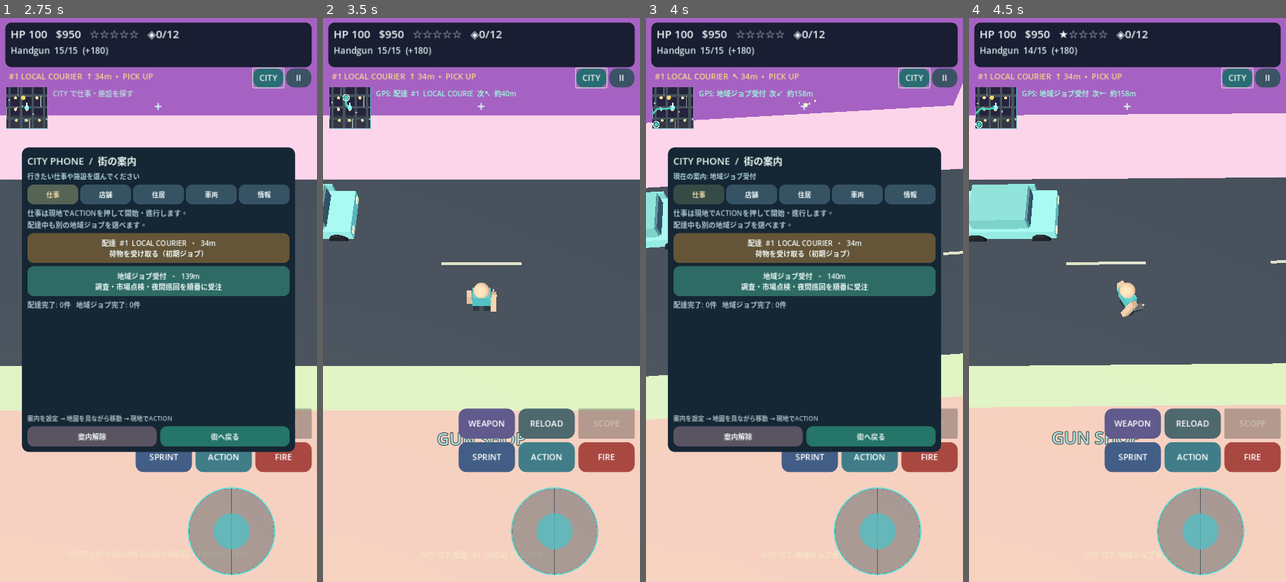
Above: before the commit, frames 1-4 (left to right).
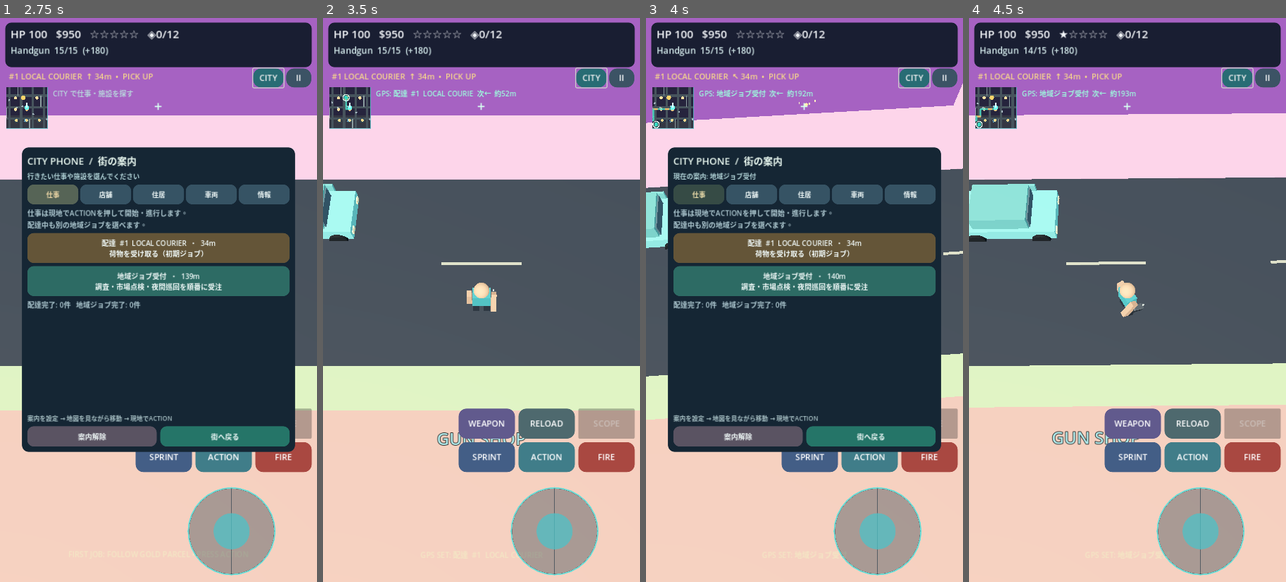
Above: after the commit, the same moments.

Repository: shejklgaia-png/Gt_a_like_game
Game: Godot game, scene res://scenes/main.tscn
Two runs of this game, one before a commit and one after it. Both use one fixed random seed, a clock stepped at 60 frames per second and the inputs below.
Inputs (mouse positions are in pixels of both pictures, inside the frame that each line leads up to):
- Up to frame 1 (2.75 s): click "ACTION" at 0.5 s; click "CITY" at 1.25 s; click "仕事" at 2 s
- Up to frame 2 (3.5 s): click "配達 #1 LOCAL COURIER ・ 34m 荷物を…" at 2.75 s
- Up to frame 3 (4 s): tap Enter at 3.5 s; move the mouse to (874, 271) at 3.52 s; hold D from 3.53 s (still down); tap E at 3.6 s; click (874, 271) at 3.67 s; tap Space at 3.77 s; tap F at 3.8 s
- Up to frame 4 (4.5 s): release D at 4.25 s; click "地域ジョブ受付 ・ 140m 調査・市場点検・夜間巡回を順…" at 4.25 s

Frame 1 is identical in both runs. In frame 2, less than 0.1% of the frame differs, in the area x 6-59%, y 12-17%; in frame 3, less than 0.1%, in the area x 2-51%, y 12-19%; in frame 4, less than 0.1%.

Commit message:
Guide pedestrians via sidewalks and crosswalks; fix garage ACTION purchase
Create cached 196-node on-foot sidewalk/crosswalk GPS graph with shared traffic signal warnings and marked minimap crossing segments; preserve vehicle/freeway routing; repair CITY GARAGE ACTION purchase and recall entry; test 12 destinations and full Android/Godot matrix. SERA unchanged.

Diff:
--- a/scripts/main.gd
+++ b/scripts/main.gd
@@ -19,6 +19,7 @@
 const NeighborhoodJobsScript = preload("res://scripts/neighborhood_jobs.gd")
 const CityPhoneScript = preload("res://scripts/city_phone.gd")
 const CityRouteScript = preload("res://scripts/city_route.gd")
+const SidewalkRouteScript = preload("res://scripts/sidewalk_route.gd")
 
 var WEAPONS: Array[Dictionary] = GameData.weapons()
 const SAVE_PATH := "user://pocket_district_save.json"
@@ -65,6 +66,7 @@
 var navigation_label: String = ""
 var navigation_position: Vector3 = Vector3.ZERO
 var city_route: PocketCityRoute
+var walk_route: PocketSidewalkRoute
 var street_finds: PocketStreetFinds
 var street_find_records: Dictionary = {}
 var neighborhood_jobs: PocketNeighborhoodJobs
@@ -163,6 +165,8 @@
 	city.build_city()
 	city_route = CityRouteScript.new()
 	city_route.setup(city.navigation)
+	walk_route = SidewalkRouteScript.new()
+	walk_route.setup(city.navigation)
 	street_finds = StreetFinds.new()
 	street_finds.name = "StreetFinds"
 	city.add_child(street_finds)
@@ -341,8 +345,10 @@
 			save_game()
 	display_message_time = maxf(0.0, display_message_time - delta)
 	if navigation_kind != "" and not indoors and is_instance_valid(city):
-		# Cache A* paths, never recompute the city-wide grid every frame.
-		city_route.refresh(current_travel_position(), city_waypoint_point(), delta)
+		# Foot navigation uses curb-side/crosswalk routes, while cars and
+		# elevated/perimeter travel retain the earlier general A* path.
+		var guidance: RefCounted = active_city_route()
+		guidance.refresh(current_travel_position(), city_waypoint_point(), delta)
 	animate_marker(delta)
 	hud_update_clock += delta
 	if hud_update_clock > 0.11:
@@ -715,7 +721,7 @@
 	if not door.is_empty():
 		if bool(door["shop"]):
 			open_shop()
-		elif String(door.get("business", "")) == "apartment" or Stores.is_retail(String(door.get("business", ""))):
+		elif String(door.get("business", "")) in ["apartment", "garage"] or Stores.is_retail(String(door.get("business", ""))):
 			open_commerce_for(door)
 		else:
 			enter_interior(door)
@@ -953,6 +959,13 @@
 	return car_driven.global_position if is_instance_valid(car_driven) else hero.global_position
 
 
+func active_city_route() -> RefCounted:
+	# GPS is advisory; the player's foot/car inputs are never hijacked.
+	if not indoors and not is_instance_valid(car_driven) and walk_route != null and walk_route.can_route(current_travel_position(), city_waypoint_point()):
+		return walk_route
+	return city_route
+
+
 func set_city_waypoint(kind: String, key: String, title: String, point: Vector3) -> void:
 	# The phone sets a route, not fast travel or remote shopping.
 	if not kind in ["delivery", "side_job", "job_board", "lot", "owned_car", "cache", "resident"]:
@@ -962,8 +975,9 @@
 	navigation_label = title.substr(0, 60)
 	navigation_position = point
 	city_route.clear()
+	walk_route.clear()
 	if not indoors:
-		city_route.refresh(current_travel_position(), point)
+		active_city_route().refresh(current_travel_position(), point)
 	show_message("GPS SET: " + navigation_label)
 	save_game()
 
@@ -974,6 +988,7 @@
 	navigation_label = ""
 	navigation_position = Vector3.ZERO
 	city_route.clear()
+	walk_route.clear()
 	show_message("GPS CLEARED")
 	save_game()
 
@@ -1053,6 +1068,8 @@
 	navigation_label = String(decoded.get("nav_label", "")).substr(0, 60) if navigation_kind != "" else ""
 	if city_route != null:
 		city_route.clear()
+	if walk_route != null:
+		walk_route.clear()
 	navigation_position = Vector3.ZERO
 	var saved_nav = decoded.get("nav_position", [])
 	if saved_nav is Array and saved_nav.size() == 3:
@@ -1257,12 +1274,17 @@
 		elif city_route.is_arrived(current_position, destination):
 			navigation_banner.text = "GPS: %s  |  到着・ACTIONで利用" % short_name
 		else:
-			# Steering follows the next open A* cell rather than pointing
-			# through building meshes directly at the destination.
-			city_route.refresh(current_position, destination)
-			var next_point: Vector3 = city_route.next_guidance_point(current_position, destination)
-			var along: int = roundi(city_route.remaining_distance(current_position, destination))
+			# Walking traces curbs and marked intersection crossings;
+			# driving retains building-avoiding general navigation.
+			var guidance: RefCounted = active_city_route()
+			guidance.refresh(current_position, destination)
+			var next_point: Vector3 = guidance.next_guidance_point(current_position, destination)
+			var along: int = roundi(guidance.remaining_distance(current_position, destination))
 			navigation_banner.text = "GPS: %s  次%s  約%dm" % [short_name, waypoint_arrow(next_point - current_position), along]
+			if guidance == walk_route:
+				var crossing_note: String = walk_route.crossing_hint(current_position)
+				if not crossing_note.is_empty():
+					navigation_banner.text = "GPS: " + crossing_note + "  " + waypoint_arrow(next_point - current_position)
 		navigation_banner.add_theme_color_override("font_color", Color("#9cf7dc"))
 	else:
 		navigation_banner.text = "CITY で仕事・施設を探す"
--- a/scripts/minimap.gd
+++ b/scripts/minimap.gd
@@ -1,5 +1,6 @@
 extends Control
 class_name PocketMiniMap
+const Rules = preload("res://scripts/traffic_rules.gd")
 ## Draw-only minimap. Icons are procedural graphics (no textures).
 var game: Node3D
 var map_scale: float = 0.72
@@ -114,11 +115,18 @@
 	# straight line through shops and apartments. Physics is unaffected.
 	if game.navigation_kind != "" and game.city_route != null:
 		var city_destination: Vector3 = game.city_waypoint_point()
-		var breadcrumb: PackedVector2Array = game.city_route.visible_route(focus, city_destination)
+		var navigation_route: RefCounted = game.active_city_route()
+		var breadcrumb: PackedVector2Array = navigation_route.visible_route(focus, city_destination)
 		for index in range(1, breadcrumb.size()):
 			var prev := to_map(Vector3(breadcrumb[index - 1].x, 0, breadcrumb[index - 1].y), focus)
 			var next := to_map(Vector3(breadcrumb[index].x, 0, breadcrumb[index].y), focus)
-			draw_line(prev, next, Color("#4bdac4", 0.88), 2.6, true)
+			var trail_color := Color("#4bdac4", 0.88)
+			# The marked intersection crossing changes to amber on red.
+			if navigation_route == game.walk_route:
+				var crossed_axis: int = game.walk_route.crosswalk_axis(breadcrumb[index - 1], breadcrumb[index])
+				if crossed_axis >= 0 and not Rules.pedestrians_have_green(crossed_axis):
+					trail_color = Color("#ffc66d", 0.95)
+			draw_line(prev, next, trail_color, 2.6, true)
 		var raw_point: Vector2 = to_map(city_destination, focus)
 		var city_point := raw_point.clamp(Vector2(9, 9), size - Vector2(9, 9))
 		# If a route is unavailable (e.g. a temporary map rebuild),
--- /dev/null
+++ b/scripts/sidewalk_route.gd
@@ -0,0 +1,253 @@
+extends RefCounted
+class_name PocketSidewalkRoute
+## Ground-level CITY GPS graph: along curb-side paths and only cross traffic
+## lanes at marked intersection crosswalks. This is guidance, not autopilot.
+## Dynamic endpoint projections connect to an immutable 196-node walkway mesh.
+## On the outer ring/freeway the existing general CITY A* is used instead.
+
+const TrafficRules = preload("res://scripts/traffic_rules.gd")
+const ROADS := 7
+const COORDS := ROADS * 2
+const ROAD_STEP := 36.0
+const CURB := 6.35
+const START_ID := COORDS * COORDS + 1
+const GOAL_ID := START_ID + 1
+const REPATH_DISTANCE := 12.0
+const GOAL_REPATH_DISTANCE := 3.0
+const ROUTE_REFRESH_SECONDS := 1.5
+const ARRIVAL_DISTANCE := 3.3
+const MIN_GUIDANCE_DISTANCE := 4.4
+
+var graph := AStar2D.new()
+var city_nav: PocketNavGrid
+var path_points: PackedVector2Array = PackedVector2Array()
+var planned_from := Vector2.ZERO
+var planned_to := Vector2.ZERO
+var refresh_clock: float = 0.0
+var computation_count: int = 0
+
+
+static func horizontal(at: Vector3) -> Vector2:
+	return Vector2(at.x, at.z)
+
+
+static func coord(index: int) -> float:
+	var road := floori(float(index) / 2.0) - 3
+	return float(road) * ROAD_STEP + (-CURB if index % 2 == 0 else CURB)
+
+
+static func node_id(ix: int, iz: int) -> int:
+	return iz * COORDS + ix + 1
+
+
+func setup(nav: PocketNavGrid) -> void:
+	city_nav = nav
+	graph.clear()
+	for iz in range(COORDS):
+		for ix in range(COORDS):
+			graph.add_point(node_id(ix, iz), Vector2(coord(ix), coord(iz)))
+	for iz in range(COORDS):
+		for ix in range(COORDS):
+			if ix + 1 < COORDS:
+				graph.connect_points(node_id(ix, iz), node_id(ix + 1, iz))
+			if iz + 1 < COORDS:
+				graph.connect_points(node_id(ix, iz), node_id(ix, iz + 1))
+	graph.add_point(START_ID, Vector2.ZERO)
+	graph.add_point(GOAL_ID, Vector2.ZERO)
+	clear()
+
+
+func clear() -> void:
+	path_points.clear()
+	planned_from = Vector2.ZERO
+	planned_to = Vector2.ZERO
+	refresh_clock = 0.0
+
+
+func can_route(from: Vector3, goal: Vector3) -> bool:
+	if city_nav == null:
+		return false
+	# The elevated freeway and outer ring use existing general navigation.
+	return absf(from.x) <= 116.0 and absf(from.z) <= 116.0 and absf(goal.x) <= 116.0 and absf(goal.z) <= 116.0 and absf(from.y) <= 2.2 and absf(goal.y) <= 2.2
+
+
+func nearest_link(at: Vector2) -> Dictionary:
+	var nearest_clear := INF
+	var nearest_any := INF
+	var clear_choice: Dictionary = {}
+	var any_choice: Dictionary = {}
+	for iz in range(COORDS):
+		for ix in range(COORDS):
+			var start_id := node_id(ix, iz)
+			var a: Vector2 = graph.get_point_position(start_id)
+			for end_id in [node_id(ix + 1, iz) if ix + 1 < COORDS else -1, node_id(ix, iz + 1) if iz + 1 < COORDS else -1]:
+				if end_id == -1:
+					continue
+				var b: Vector2 = graph.get_point_position(end_id)
+				var segment: Vector2 = b - a
+				var ratio := clampf((at - a).dot(segment) / segment.length_squared(), 0.0, 1.0)
+				var foot: Vector2 = a + segment * ratio
+				var distance2 := at.distance_squared_to(foot)
+				if distance2 < nearest_any:
+					nearest_any = distance2
+					any_choice = {"a": start_id, "b": end_id, "point": foot}
+				if distance2 < nearest_clear and is_visible_connection(at, foot):
+					nearest_clear = distance2
+					clear_choice = {"a": start_id, "b": end_id, "point": foot}
+	return clear_choice if not clear_choice.is_empty() else any_choice
+
+
+func is_visible_connection(start: Vector2, finish: Vector2) -> bool:
+	if city_nav == null:
+		return true
+	var gap: float = start.distance_to(finish)
+	if gap > 20.0:
+		return false
+	var steps := maxi(1, ceili(gap))
+	for step in range(1, steps):
+		var sample: Vector2 = start.lerp(finish, float(step) / float(steps))
+		var cell: Vector2i = city_nav.id_from_world(Vector3(sample.x, 0.0, sample.y))
+		if city_nav.grid.is_in_boundsv(cell) and city_nav.grid.is_point_solid(cell):
+			return false
+	return true
+
+
+func disconnect_temporary(id: int) -> void:
+	for linked in graph.get_point_connections(id):
+		graph.disconnect_points(id, linked)
+
+
+func rebuild(from: Vector3, goal: Vector3) -> void:
+	path_points.clear()
+	disconnect_temporary(START_ID)
+	disconnect_temporary(GOAL_ID)
+	var entry: Dictionary = nearest_link(horizontal(from))
+	var exit: Dictionary = nearest_link(horizontal(goal))
+	if entry.is_empty() or exit.is_empty():
+		return
+	graph.set_point_position(START_ID, entry["point"])
+	graph.set_point_position(GOAL_ID, exit["point"])
+	for link in [int(entry["a"]), int(entry["b"])]:
+		graph.connect_points(START_ID, link)
+	for link in [int(exit["a"]), int(exit["b"])]:
+		graph.connect_points(GOAL_ID, link)
+	if int(entry["a"]) == int(exit["a"]) and int(entry["b"]) == int(exit["b"]):
+		graph.connect_points(START_ID, GOAL_ID)
+	path_points = graph.get_point_path(START_ID, GOAL_ID)
+
+
+func refresh(from: Vector3, goal: Vector3, delta: float = 0.0) -> void:
+	if not can_route(from, goal):
+		clear()
+		return
+	var position2 := horizontal(from)
+	var goal2 := horizontal(goal)
+	refresh_clock = maxf(0.0, refresh_clock - delta)
+	var target_changed := path_points.is_empty() or planned_to.distance_to(goal2) > GOAL_REPATH_DISTANCE
+	var walked_far := planned_from.distance_to(position2) > REPATH_DISTANCE
+	if not target_changed and (not walked_far or refresh_clock > 0.0):
+		return
+	if not target_changed and refresh_clock > 0.0:
+		return
+	planned_from = position2
+	planned_to = goal2
+	refresh_clock = ROUTE_REFRESH_SECONDS
+	rebuild(from, goal)
+	computation_count += 1
+
+
+func closest_path_index(from: Vector3) -> int:
+	if path_points.is_empty():
+		return 0
+	var current: Vector2 = horizontal(from)
+	var best := INF
+	var nearest := 0
+	for index in range(path_points.size()):
+		var distance2 := current.distance_squared_to(path_points[index])
+		if distance2 < best:
+			best = distance2
+			nearest = index
+	return nearest
+
+
+func next_guidance_point(from: Vector3, goal: Vector3) -> Vector3:
+	if path_points.size() < 2:
+		return goal
+	var at: Vector2 = horizontal(from)
+	var nearest := closest_path_index(from)
+	var next_id: int = mini(path_points.size() - 1, nearest + 1)
+	for index in range(next_id, path_points.size()):
+		if at.distance_to(path_points[index]) >= MIN_GUIDANCE_DISTANCE:
+			next_id = index
+			break
+	var point: Vector2 = path_points[next_id]
+	if next_id == path_points.size() - 1 and at.distance_to(point) < 3.0:
+		return goal
+	return Vector3(point.x, goal.y, point.y)
+
+
+func remaining_distance(from: Vector3, goal: Vector3) -> float:
+	var at: Vector2 = horizontal(from)
+	var target: Vector2 = horizontal(goal)
+	if path_points.size() < 2:
+		return at.distance_to(target)
+	var begin := closest_path_index(from)
+	var length := at.distance_to(path_points[begin])
+	for index in range(begin + 1, path_points.size()):
+		length += path_points[index - 1].distance_to(path_points[index])
+	length += path_points[path_points.size() - 1].distance_to(target)
+	return length
+
+
+func is_arrived(from: Vector3, goal: Vector3) -> bool:
+	return horizontal(from).distance_to(horizontal(goal)) <= ARRIVAL_DISTANCE
+
+
+func visible_route(from: Vector3, goal: Vector3) -> PackedVector2Array:
+	var visible := PackedVector2Array()
+	if path_points.size() < 2 or is_arrived(from, goal):
+		return visible
+	var nearest := closest_path_index(from)
+	visible.append(horizontal(from))
+	for index in range(nearest, path_points.size()):
+		visible.append(path_points[index])
+	visible.append(horizontal(goal))
+	return visible
+
+
+static func crosswalk_axis(a: Vector2, b: Vector2) -> int:
+	# A true marked crossing is the 12.7 m gap between curbs at an
+	# intersection: z-motion has sidewalk_axis=0 and x-motion has axis=1.
+	var delta := b - a
+	if absf(absf(delta.y) - CURB * 2.0) < 0.15 and absf(delta.x) < 0.15:
+		var center_z := (a.y + b.y) * 0.5
+		if absf(center_z - roundf(center_z / ROAD_STEP) * ROAD_STEP) < 0.2:
+			return 0
+	if absf(absf(delta.x) - CURB * 2.0) < 0.15 and absf(delta.y) < 0.15:
+		var center_x := (a.x + b.x) * 0.5
+		if absf(center_x - roundf(center_x / ROAD_STEP) * ROAD_STEP) < 0.2:
+			return 1
+	return -1
+
+
+func next_crosswalk(from: Vector3) -> Dictionary:
+	if path_points.size() < 2:
+		return {}
+	var at: Vector2 = horizontal(from)
+	var begin := closest_path_index(from)
+	for index in range(begin, mini(path_points.size() - 1, begin + 4)):
+		var a: Vector2 = path_points[index]
+		var b: Vector2 = path_points[index + 1]
+		var axis := crosswalk_axis(a, b)
+		if axis < 0:
+			continue
+		if at.distance_to(a) <= 6.5:
+			return {"axis": axis, "from": a, "to": b, "green": TrafficRules.pedestrians_have_green(axis)}
+	return {}
+
+
+func crossing_hint(from: Vector3) -> String:
+	var crossing := next_crosswalk(from)
+	if crossing.is_empty():
+		return ""
+	return "横断歩道：青で進む" if bool(crossing["green"]) else "横断歩道：赤信号で待機"
--- /dev/null
+++ b/scripts/sidewalk_route_test.gd
@@ -0,0 +1,159 @@
+extends SceneTree
+const Rules = preload("res://scripts/traffic_rules.gd")
+## Pedestrian navigation must use sidewalk corridors and only marked crossings.
+## Test the real ACTION->commerce route to prevent invisible garage services.
+
+func _initialize() -> void:
+	call_deferred("check")
+
+
+func fail(reason: String, code: int) -> void:
+	push_error(reason)
+	quit(code)
+
+
+func check() -> void:
+	var save_path := "user://sidewalk_city_navigation_test.json"
+	for suffix in ["", ".tmp", ".bak"]:
+		if FileAccess.file_exists(save_path + suffix):
+			DirAccess.remove_absolute(ProjectSettings.globalize_path(save_path + suffix))
+	var scene: PackedScene = load("res://scenes/main.tscn")
+	if scene == null:
+		fail("Missing game scene", 400)
+		return
+	var game = scene.instantiate()
+	game.save_path_override = save_path
+	root.add_child(game)
+	await process_frame
+	await physics_frame
+	var walk: PocketSidewalkRoute = game.walk_route
+	if walk == null or walk.city_nav != game.city.navigation or walk.graph.get_point_count() != 198:
+		fail("Expected one reusable 196-node sidewalk graph and two GPS endpoints", 401)
+		return
+	var sidewalk_start := Vector3(-101.65, 0.3, -93.0)
+	var examined := 0
+	var crossed := 0
+	var paths_with_crossings := 0
+	for lot_index in range(0, game.city.buildings.size(), 3):
+		var lot: Dictionary = game.city.buildings[lot_index]
+		var entrance: Vector3 = lot["door"]
+		if not walk.can_route(sidewalk_start, entrance):
+			fail("A city storefront is outside walkable graph bounds: " + String(lot["id"]), 402)
+			return
+		walk.clear()
+		walk.refresh(sidewalk_start, entrance)
+		if walk.path_points.size() < 2:
+			fail("No sidewalk route to " + String(lot["id"]), 403)
+			return
+		var crossings_for_building := 0
+		for index in range(1, walk.path_points.size()):
+			var previous: Vector2 = walk.path_points[index - 1]
+			var next: Vector2 = walk.path_points[index]
+			if previous.distance_to(next) > 23.5:
+				fail("Unmarked shortcut over road: " + str(previous) + " -> " + str(next), 404)
+				return
+			var axis: int = walk.crosswalk_axis(previous, next)
+			if axis >= 0:
+				crossings_for_building += 1
+				crossed += 1
+			if index > 1 and index < walk.path_points.size() - 1:
+				var cell: Vector2i = walk.city_nav.id_from_world(Vector3(next.x, 0, next.y))
+				if walk.city_nav.grid.is_point_solid(cell):
+					fail("Marked sidewalk passes through building obstacle: " + str(next), 405)
+					return
+		var detour: float = walk.remaining_distance(sidewalk_start, entrance)
+		if not is_finite(detour) or detour + 0.6 < Vector2(sidewalk_start.x - entrance.x, sidewalk_start.z - entrance.z).length():
+			fail("Sidewalk GPS gave shorter-than-direct distance", 406)
+			return
+		if crossings_for_building > 0:
+			paths_with_crossings += 1
+		examined += 1
+	if examined != 12 or crossed < 4 or paths_with_crossings < 4:
+		fail("Insufficient crosswalk coverage in city routes", 407)
+		return
+	if walk.crosswalk_axis(Vector2(6.35, -6.35), Vector2(6.35, 6.35)) != 0:
+		fail("North/south crossing has wrong traffic-light axis", 408)
+		return
+	if walk.crosswalk_axis(Vector2(-6.35, 6.35), Vector2(6.35, 6.35)) != 1:
+		fail("East/west crossing has wrong traffic-light axis", 409)
+		return
+	if walk.crosswalk_axis(Vector2(6.35, 6.35), Vector2(29.65, 6.35)) != -1:
+		fail("Normal sidewalk segment wrongly classified as crossing", 410)
+		return
+
+	var across_z := Vector3(6.35, 0.3, 13.0)
+	walk.clear()
+	walk.refresh(Vector3(6.35, 0.3, -6.35), across_z)
+	var upcoming_signal: Dictionary = walk.next_crosswalk(Vector3(6.35, 0.3, -6.35))
+	if upcoming_signal.is_empty() or int(upcoming_signal["axis"]) != 0:
+		fail("GPS failed to recognize upcoming painted Z-direction crossing", 411)
+		return
+	if bool(upcoming_signal["green"]) != Rules.pedestrians_have_green(0):
+		fail("GPS signal state disagrees with the world's shared traffic phase", 412)
+		return
+	var signal_hint := walk.crossing_hint(Vector3(6.35, 0.3, -6.35))
+	if not signal_hint.contains("横断歩道"):
+		fail("Crosswalk signal hint missing for near-curb pedestrian", 413)
+		return
+	var before: int = walk.computation_count
+	for repeat in range(60):
+		walk.refresh(Vector3(6.35, 0.3, -6.35) + Vector3(0, 0, float(repeat % 3) * 0.05), across_z, 0.1)
+	if walk.computation_count != before:
+		fail("Foot-route pathfinding did not throttle stationary replans", 414)
+		return
+	walk.refresh(Vector3(6.35, 0.3, -26.0), across_z, 1.6)
+	if walk.computation_count != before + 1:
+		fail("Walkway path did not update after leaving mapped route", 415)
+		return
+	if walk.can_route(Vector3(0, 7.0, 137.0), across_z):
+		fail("Elevated freeway must not use the ground-level pedestrian grid", 416)
+		return
+
+	# A historically hidden garage bug: menu was accessible by direct
+	# open_commerce_for(), but not by the actual in-game ACTION interaction.
+	var garage: Dictionary = {}
+	for lot in game.city.buildings:
+		if String(lot["business"]) == "garage":
+			garage = lot
+			break
+	if garage.is_empty():
+		fail("Missing CITY GARAGE lot", 417)
+		return
+	game.cash = 2000
+	game.wanted = 0
+	game.hero.global_position = Vector3(garage["door"]) + Vector3(0, 0.3, 0)
+	game.interaction()
+	if game.indoors or not game.commerce_panel.visible or game.commerce_options.is_empty():
+		fail("ACTION at CITY GARAGE still skips the actual car purchase menu", 418)
+		return
+	if String(game.commerce_options[0]["type"]) != "buy_garage_car":
+		fail("Garage ACTION did not offer player-car purchase", 419)
+		return
+	game.select_commerce_option(0)
+	if not game.garage_owned or not is_instance_valid(game.garage_car) or game.cash != 650:
+		fail("Vehicle purchase did not complete through regular ACTION flow", 420)
+		return
+	if game.wanted > 0 or game.commerce_panel.visible:
+		fail("Legal garage purchase raised wanted stars or left menu open", 421)
+		return
+	game.hero.global_position = Vector3(garage["door"]) + Vector3(0, 0.3, 0)
+	game.interaction()
+	if not game.commerce_panel.visible or String(game.commerce_options[0]["type"]) != "recall_garage_car":
+		fail("ACTION at owned garage did not offer recall", 422)
+		return
+	game.close_commerce()
+	# Route selection must preserve the previously tested vehicle A*.
+	game.set_city_waypoint("lot", String(garage["id"]), "CITY GARAGE", garage["door"])
+	if game.active_city_route() != walk:
+		fail("On-foot game GPS did not activate sidewalk route", 423)
+		return
+	game.hero.global_position = Vector3(0, 7.0, 137.0)
+	if game.active_city_route() != game.city_route:
+		fail("Elevated player unexpectedly received ground-level pedestrian route", 424)
+		return
+	game.clear_city_waypoint()
+	print("PASS: 196-node sidewalk mesh, 12 facility routes, %d marked crosswalk legs" % crossed)
+	print("PASS: correct traffic-light axes, live red/green crossing hint, 60 idle updates throttled")
+	print("PASS: foot vs freeway routing, pedestrian detours without building obstacles")
+	print("PASS: actual ACTION opens garage purchase/recall, legal vehicle and retained save")
+	quit(0)
Not shown, changed: docs/CITY_PHONE_GUIDE.md
